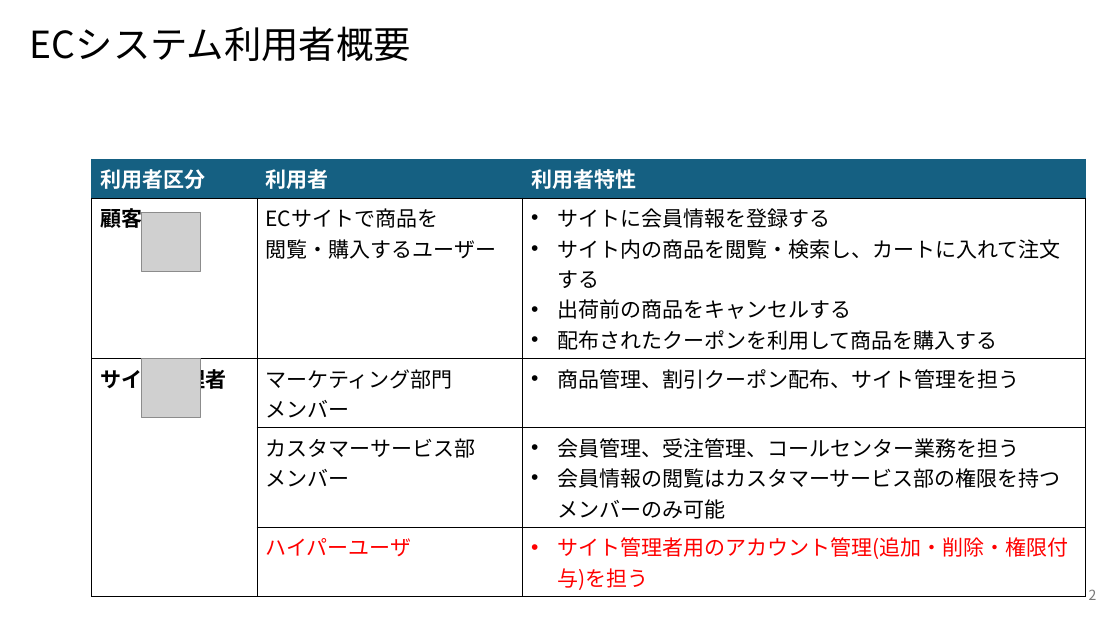
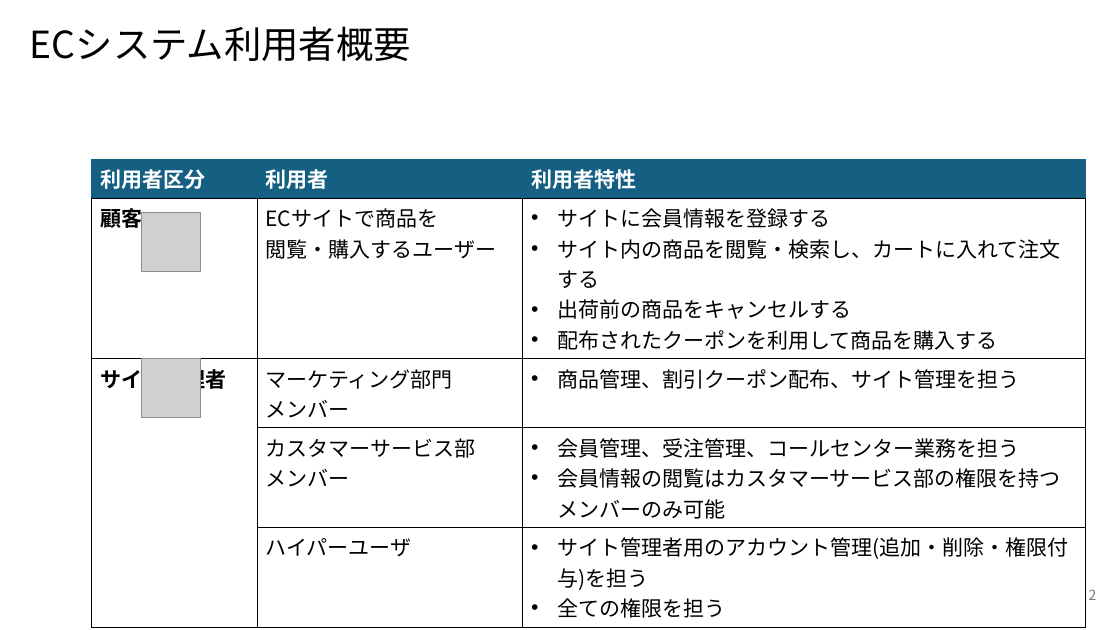
Before and after one commit to NaoyaIshizumi-Pasona/pm-cause-ec, a slide deck: slide 2 of 提案書/別紙1_サイト利用者の業務概要図.pptx. Drawn at 1120x630 pixels with LibreOffice and Linux fonts; fonts in the diff are those of the drawing; grey boxes stand for pictures. Boxes give left, top, right and bottom in pixels: in the first picture for what was removed or moved away, otherwise in the second. Text is boxed around its words. In the diff, an @@ line names an element or a change of style, - is before the commit and + after.

```diff
--- a/提案書/別紙1_サイト利用者の業務概要図.pptx
+++ b/提案書/別紙1_サイト利用者の業務概要図.pptx
@@ table at bbox=[92, 160, 1086, 622] @@
-row 5, column 3: サイト管理者用のアカウント管理(追加・削除・権限付与)を担う
+row 5, column 3: サイト管理者用のアカウント管理(追加・削除・権限付与)を担う / 全ての権限を担う
@@ text colour #FF0000 to #000000 in "ハイパーユーザ" @@
```
Also in this commit, not shown: 8 other slides changed, 1 slide added, 3 other files.
